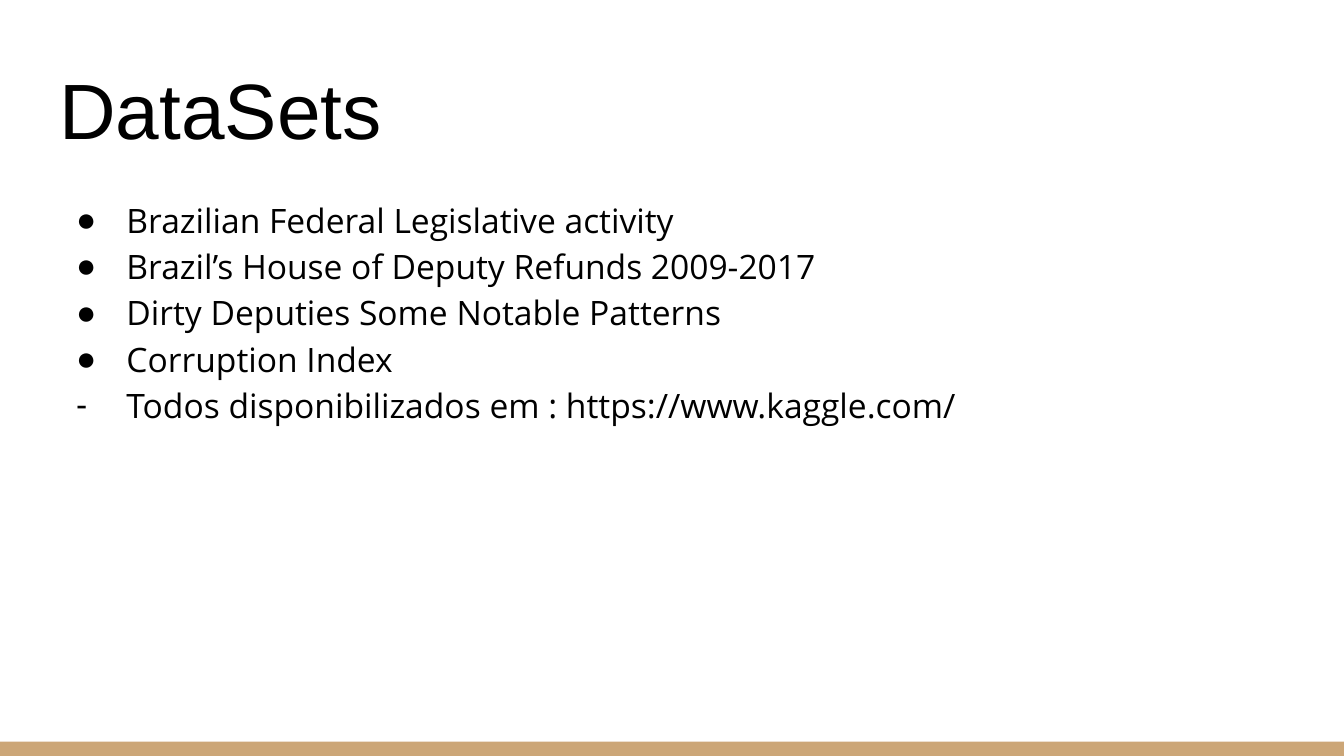
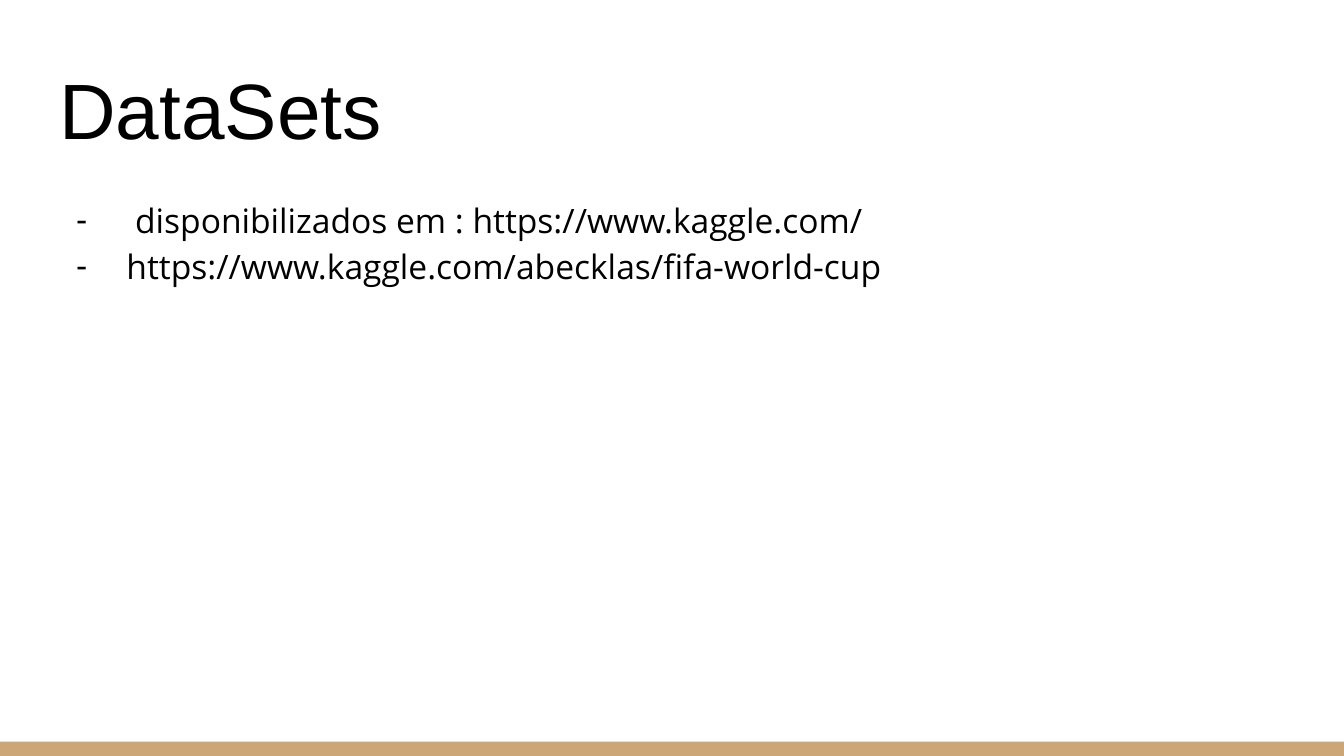
Before and after one commit to HomeroJr/Projetovisualizacao-WorldCup, a slide deck: slide 3 of Proposta de Projeto Visualização 2018.pptx. Drawn at 1344x756 pixels with LibreOffice and Linux fonts; fonts in the diff are those of the drawing. Boxes give left, top, right and bottom in pixels: in the first picture for what was removed or moved away, otherwise in the second. Text is boxed around its words. In the diff, an @@ line names an element or a change of style, - is before the commit and + after.

```diff
--- a/Proposta de Projeto Visualização 2018.pptx
+++ b/Proposta de Projeto Visualização 2018.pptx
@@ text at [126, 207, 881, 287]: text changed @@
-● Brazilian Federal Legislative activity
-● Brazil’s House of Deputy Refunds 2009-2017
-● Dirty Deputies Some Notable Patterns
-● Corruption Index
-– Todos disponibilizados em : https://www.kaggle.com/
+– disponibilizados em : https://www.kaggle.com/
+– https://www.kaggle.com/abecklas/fifa-world-cup
```
Also in this commit, not shown: 2 other slides changed, 2 slides added, 4 slides removed.
